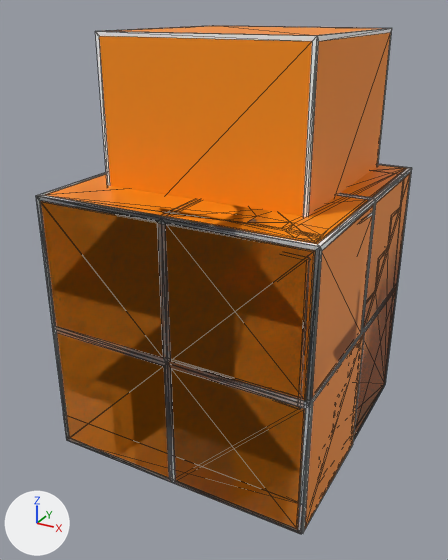
One commit to the Blender file plugins_default/burntblocksets/src/Dev Blocks.blend: the scene before it, then after it.
Camera for both pictures: a camera (50 mm lens) standing at (1.014, -1.957, 1.073) and looking at (-0.022, -0.073, 0.131). The axes (+X, +Y, +Z) are drawn at lower left. The lights are the same throughout. Mesh edges are drawn as thin lines.

In view in the first picture: 'dev.floor-stairs.wedge', 'dev.floor.full', 'dev.wall-grid-01.full', 'dev.wall-grid-02.full', 'dev.wall-grid-03.full', 'dev.wall-grid.full', 'dev.wall-grid.half-02.aabb', 'dev.wall.full', 'dev.wall.lrg-double.aabb', 'dev.wall.sml-double.aabb', 'dev.wall.sml.aabb'.
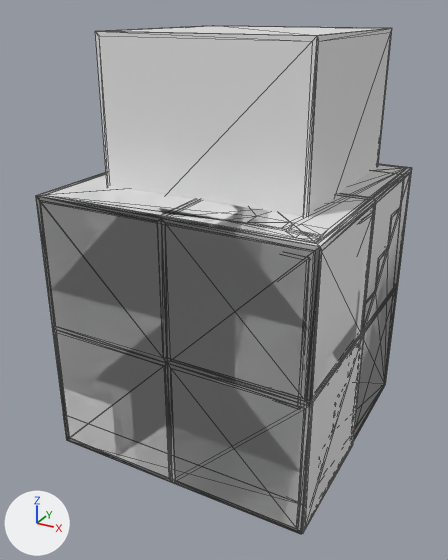
Where the change shows, as pixel boxes [x1, y1, x2, y2] in the pictures (448 x 560 px):
'dev.wall.lrg-double.aabb', recoloured: [95, 26, 392, 217] in both
'dev.wall.full', recoloured: [38, 195, 406, 532] in both
'dev.wall-grid-01.full', recoloured: [38, 171, 411, 532] in both
'dev.wall-grid.full', recoloured: [38, 172, 401, 532] in both
'dev.wall.sml.aabb', recoloured: [303, 328, 365, 529] in both
'dev.wall-grid-02.full', recoloured: [131, 164, 409, 247] in both
'dev.wall-grid.half-03.aabb', recoloured: [39, 174, 404, 401] in both
'dev.wall-grid.half-02.aabb', recoloured: [39, 174, 404, 401] in both
'dev.wall.sml-double.aabb', recoloured: [300, 211, 374, 408] in both
part 1 of me_cube_022, recoloured: [37, 196, 406, 504] in both
part 2 of me_cube_082, recoloured: before [38, 185, 404, 404]
part 3 of me_cube_083, recoloured: after [38, 185, 404, 404]
part 4 of me_cube_048, recoloured: [36, 168, 412, 534] in both
part 5 of me_cube_059, recoloured: [36, 197, 408, 531] in both

Edits to the bpy script that builds the scene:
```text
Change mat_material_005:
    remove n2 = _N.new('ShaderNodeVertexColor'); n2.name = 'Color Attribute'
    where n0 = _N.new('ShaderNodeBsdfPrincipled'); n0.name = 'Principled BSDF'
    remove _L.new(n2.outputs[0], n0.inputs[0])  # 'Color' to 'Base Color'
Change mat_material_057:
    remove n2 = _N.new('ShaderNodeVertexColor'); n2.name = 'Color Attribute'
    where n0 = _N.new('ShaderNodeBsdfPrincipled'); n0.name = 'Principled BSDF'
    remove _L.new(n2.outputs[0], n0.inputs[0])  # 'Color' to 'Base Color'
Change mat_material_051:
    remove n2 = _N.new('ShaderNodeVertexColor'); n2.name = 'Color Attribute'
    where n0 = _N.new('ShaderNodeBsdfPrincipled'); n0.name = 'Principled BSDF'
    remove _L.new(n2.outputs[0], n0.inputs[0])  # 'Color' to 'Base Color'
Change mat_material_060:
    remove n2 = _N.new('ShaderNodeVertexColor'); n2.name = 'Color Attribute'
    where n0 = _N.new('ShaderNodeBsdfPrincipled'); n0.name = 'Principled BSDF'
    remove _L.new(n2.outputs[0], n0.inputs[0])  # 'Color' to 'Base Color'
Change mat_material_013:
    remove n2 = _N.new('ShaderNodeVertexColor'); n2.name = 'Color Attribute'
    where n0 = _N.new('ShaderNodeBsdfPrincipled'); n0.name = 'Principled BSDF'
    remove _L.new(n2.outputs[0], n0.inputs[0])  # 'Color' to 'Base Color'
Change mat_material_043:
    remove n2 = _N.new('ShaderNodeVertexColor'); n2.name = 'Color Attribute'
    where n0 = _N.new('ShaderNodeBsdfPrincipled'); n0.name = 'Principled BSDF'
    remove _L.new(n2.outputs[0], n0.inputs[0])  # 'Color' to 'Base Color'
Change mat_material_047:
    remove n2 = _N.new('ShaderNodeVertexColor'); n2.name = 'Color Attribute'
    where n0 = _N.new('ShaderNodeBsdfPrincipled'); n0.name = 'Principled BSDF'
    remove _L.new(n2.outputs[0], n0.inputs[0])  # 'Color' to 'Base Color'
Change mat_material_022:
    remove n2 = _N.new('ShaderNodeVertexColor'); n2.name = 'Color Attribute'
    where n0 = _N.new('ShaderNodeBsdfPrincipled'); n0.name = 'Principled BSDF'
    remove _L.new(n2.outputs[0], n0.inputs[0])  # 'Color' to 'Base Color'
Change mat_material_023:
    remove n2 = _N.new('ShaderNodeVertexColor'); n2.name = 'Color Attribute'
    where n0 = _N.new('ShaderNodeBsdfPrincipled'); n0.name = 'Principled BSDF'
    remove _L.new(n2.outputs[0], n0.inputs[0])  # 'Color' to 'Base Color'
Add mat_material_382:
    mat_material_382 = principled_material('Material.382')
    mat_material_382.base_color = (0.8, 0.8, 0.8)  # white #e7e7e7
Change me_cube_022:
    where me_cube_022.from_pydata(...)  # 61 vertices, 50 faces; spans x -0.5..0.5, y -0.5..0.5, z -0.5..0.5
    remove me_cube_022.materials.append(mat_material_017)
    me_cube_022 part 1: all 10 faces that had it switch from mat_material_018 to mat_material_382 (white #e7e7e7)
Change me_cube_082:
    where me_cube_082.from_pydata(...)  # 151 vertices, 140 faces; spans x -0.5..0.5, y -0.5..0.5, z 0.0..0.5
    remove me_cube_082.materials.append(mat_material_040)
    me_cube_082 part 2: all 80 faces that had it switch from mat_material_041 to mat_material_043 (white #e7e7e7)
Change me_cube_083:
    where me_cube_083.from_pydata(...)  # 152 vertices, 140 faces; spans x -0.5..0.5, y -0.5..0.5, z 0.0..0.5
    remove me_cube_083.materials.append(mat_material_044)
    me_cube_083 part 3: all 80 faces that had it switch from mat_material_045 to mat_material_047 (white #e7e7e7)
Change me_cube_048:
    where me_cube_048.from_pydata(...)  # 217 vertices, 210 faces; spans x -0.5..0.5, y -0.5..0.5, z -0.5..0.5
    me_cube_048 part 4: all 200 faces that had it switch from mat_material_025 to mat_material_022 (white #e7e7e7)
Change me_cube_059:
    where me_cube_059.from_pydata(...)  # 217 vertices, 210 faces; spans x -0.5..0.5, y -0.5..0.5, z -0.5..0.5
    me_cube_059 part 5: all 200 faces that had it switch from mat_material_028 to mat_material_027 (white #e7e7e7)
```
